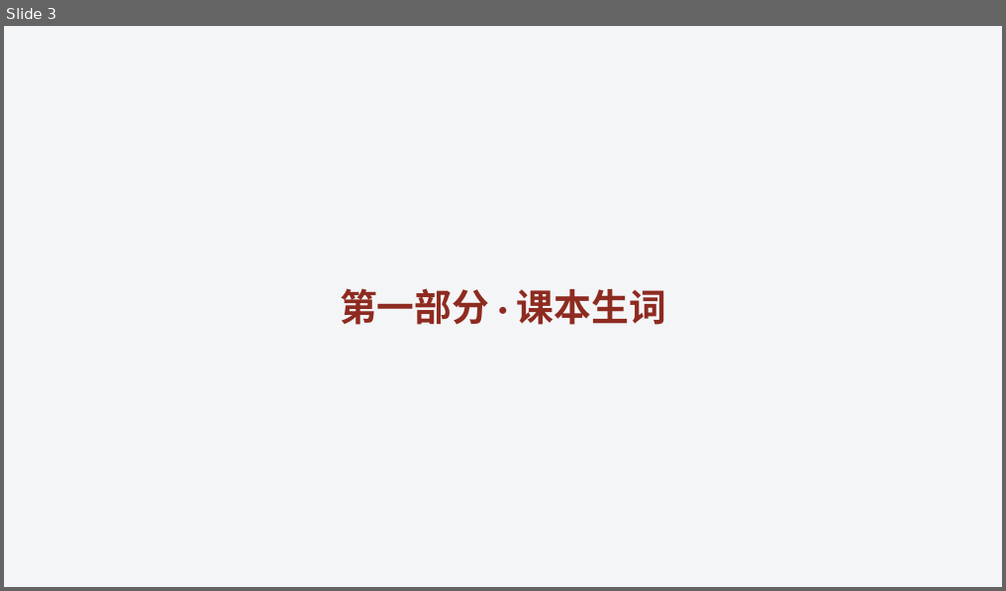
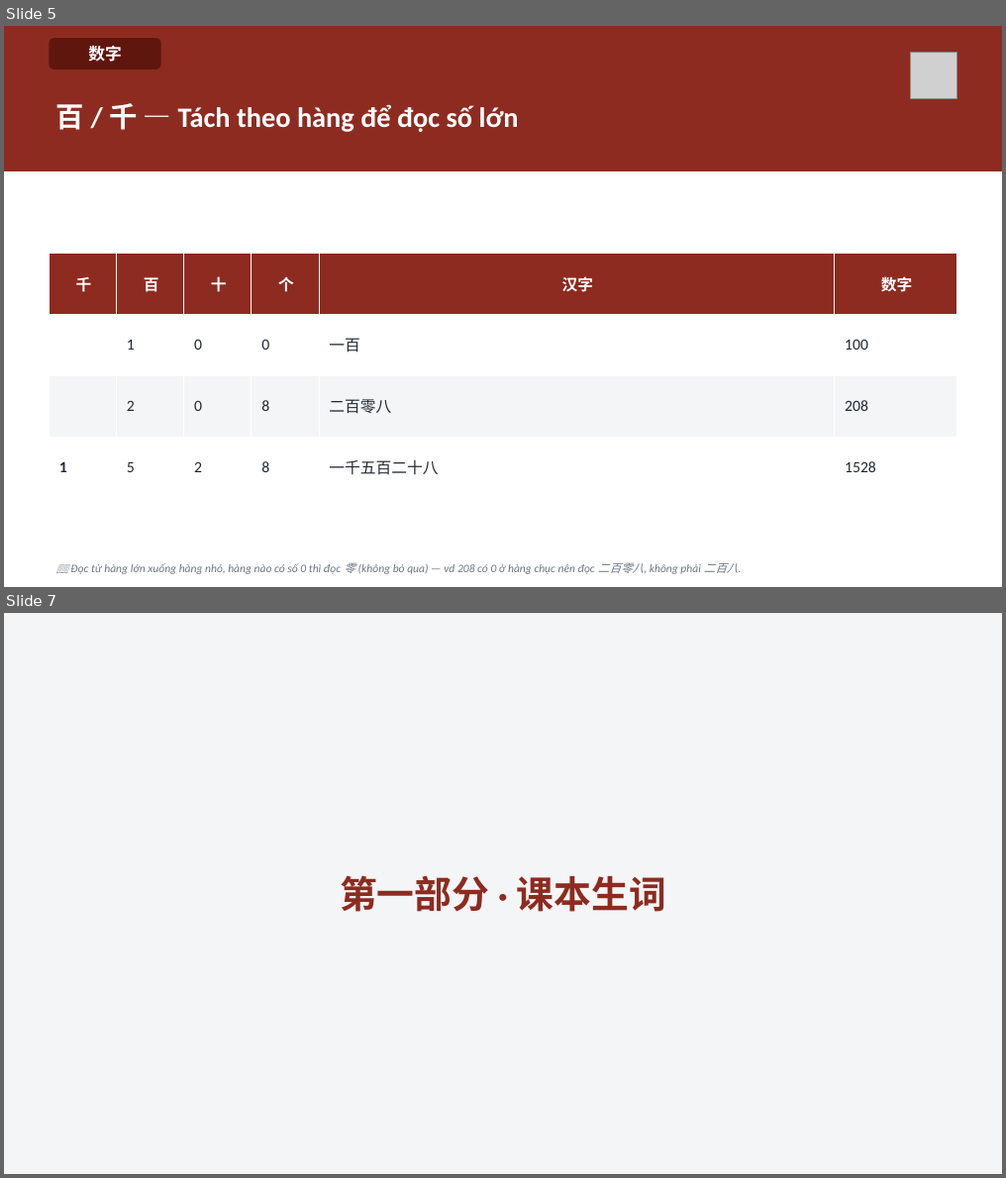
Before and after one commit to HuyenNguyen911/chinese-learning-os, a slide deck: output/hsk1/buoi04_giadinh/slide/Buoi-04-Giadinh.pptx. Shown one above the other, each under a label of ours: slide 3 before the commit, slides 5 and 7 after it; the slides between them are not shown. The pictures are 1006x591 and 1006x1178 pixels, drawn with LibreOffice and Linux fonts; fonts in the diff are those of the drawing; grey boxes stand for pictures. Boxes give left, top, right and bottom in pixels: in the first picture for what was removed or moved away, otherwise in the second. Text is boxed around its words. In the diff, an @@ line names an element or a change of style, - is before the commit and + after.

```diff
--- a/output/hsk1/buoi04_giadinh/slide/Buoi-04-Giadinh.pptx
+++ b/output/hsk1/buoi04_giadinh/slide/Buoi-04-Giadinh.pptx
@@ slide 5 added at bbox=[4, 26, 1002, 587], background #FFFFFF @@
@@ rectangle added at bbox=[4, 26, 1002, 172], fill #8E2B20 @@
@@ rounded rectangle added at bbox=[49, 38, 161, 70], fill #5F160D, 16 pt, text #FFFFFF, bold @@
+数字
@@ picture added at bbox=[911, 52, 957, 98] @@
@@ text added at bbox=[56, 103, 519, 132], 27 pt, text #FFFFFF, bold @@
+百 / 千 — Tách theo hàng để đọc số lớn
@@ table added at bbox=[49, 253, 957, 498], 4 rows, 6 columns @@
+千 | 百 | 十 | 个 | 汉字 | 数字
+ | 1 | 0 | 0 | 一百 | 100
+ | 2 | 0 | 8 | 二百零八 | 208
+1 | 5 | 2 | 8 | 一千五百二十八 | 1528
@@ text added at bbox=[70, 564, 739, 574], 11 pt, text #6B7683, italic @@
+📖 Đọc từ hàng lớn xuống hàng nhỏ, hàng nào có số 0 thì đọc 零 (không bỏ qua) — vd 208 có 0 ở hàng chục nên đọc 二百零八, không phải 二百八.
@@ what was slide 3 is now slide 7 @@
```
Also in this commit, not shown: 13 slides changed, 3 other slides added, 39 other files.
